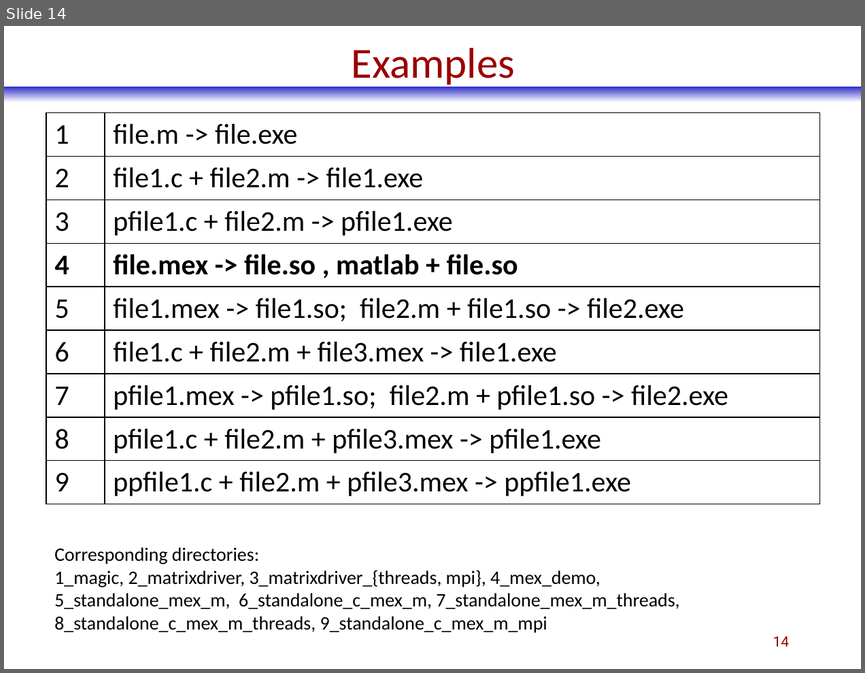
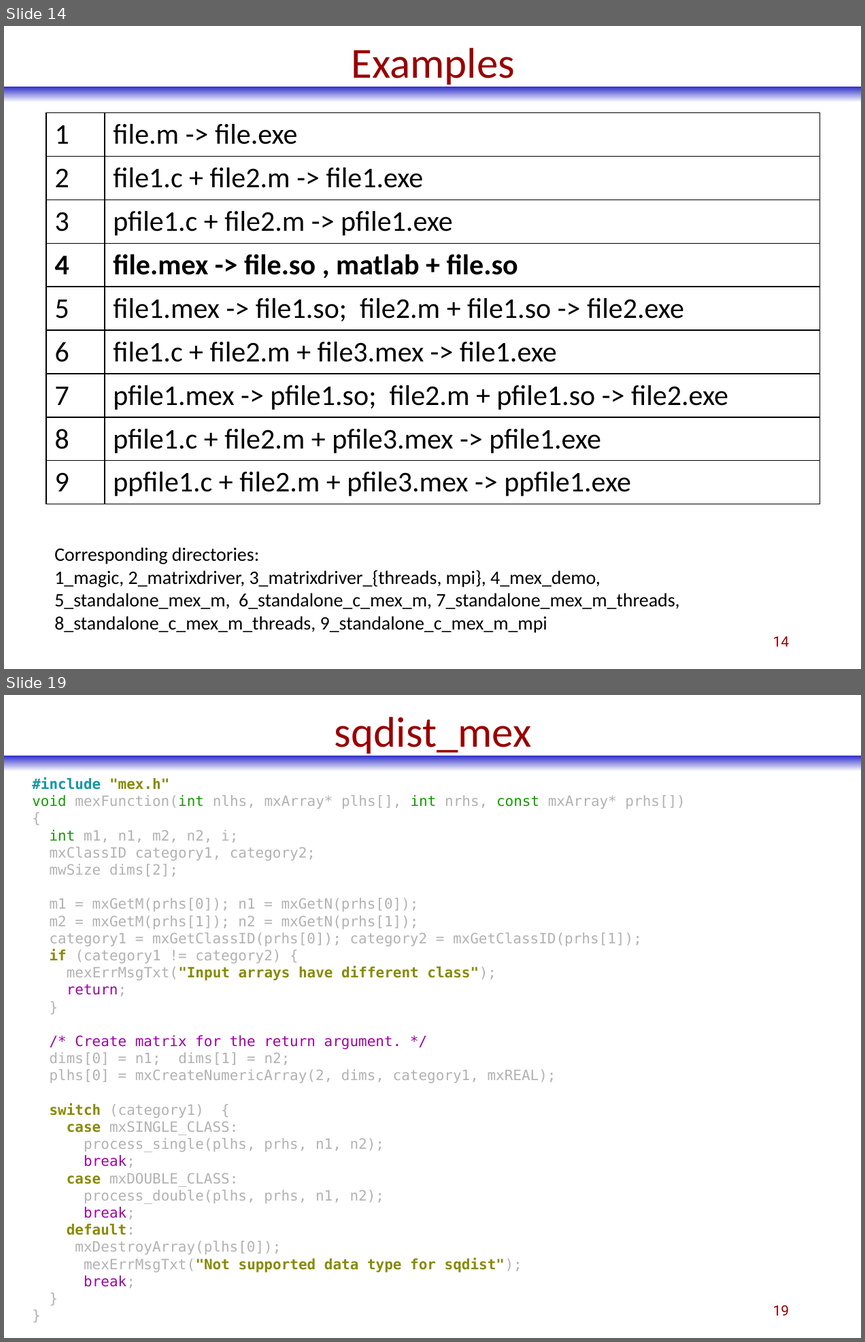
Before and after one commit to phadjido/matlab_compiler, a slide deck: ppt/EY.MatlabCompiler.pptx. Shown one above the other, each under a label of ours: slide 14 before the commit, slides 14 and 19 after it; the slides between them are not shown. The pictures are 865x673 and 865x1342 pixels, drawn with LibreOffice and Linux fonts; fonts in the diff are those of the drawing. Boxes give left, top, right and bottom in pixels: in the first picture for what was removed or moved away, otherwise in the second. Text is boxed around its words. In the diff, an @@ line names an element or a change of style, - is before the commit and + after.

```diff
--- a/ppt/EY.MatlabCompiler.pptx
+++ b/ppt/EY.MatlabCompiler.pptx
@@ slide 19 added at (x1=4, y1=695, x2=861, y2=1338), background #FFFFFF; not listed: 1 template element that a slide beside it also shows @@
@@ title added at (x1=334, y1=717, x2=532, y2=757), 36 pt, text #990000 @@
+sqdist_mex
@@ text added at (x1=32, y1=777, x2=685, y2=1288), 12 pt, text #B2B2B2 @@
+#include "mex.h"
+void mexFunction(int nlhs, mxArray* plhs[], int nrhs, const mxArray* prhs[])
+{
+int m1, n1, m2, n2, i;
+mxClassID category1, category2;
+mwSize dims[2];
+m1 = mxGetM(prhs[0]); n1 = mxGetN(prhs[0]);
+m2 = mxGetM(prhs[1]); n2 = mxGetN(prhs[1]);
+category1 = mxGetClassID(prhs[0]); category2 = mxGetClassID(prhs[1]);
+if (category1 != category2) {
+mexErrMsgTxt("Input arrays have different class");
+return;
+}
+/* Create matrix for the return argument. */
+dims[0] = n1; dims[1] = n2;
+plhs[0] = mxCreateNumericArray(2, dims, category1, mxREAL);
+switch (category1) {
+case mxSINGLE_CLASS:
+process_single(plhs, prhs, n1, n2);
+break;
+case mxDOUBLE_CLASS:
+process_double(plhs, prhs, n1, n2);
+break;
+default:
+mxDestroyArray(plhs[0]);
+mexErrMsgTxt("Not supported data type for sqdist");
+break;
+}
+}
@@ page number added at (x1=773, y1=1305, x2=789, y2=1315), 12 pt, text #990000 @@
+19
```
Also in this commit, not shown: 2 slides changed, 13 other slides added, 1 other file.
